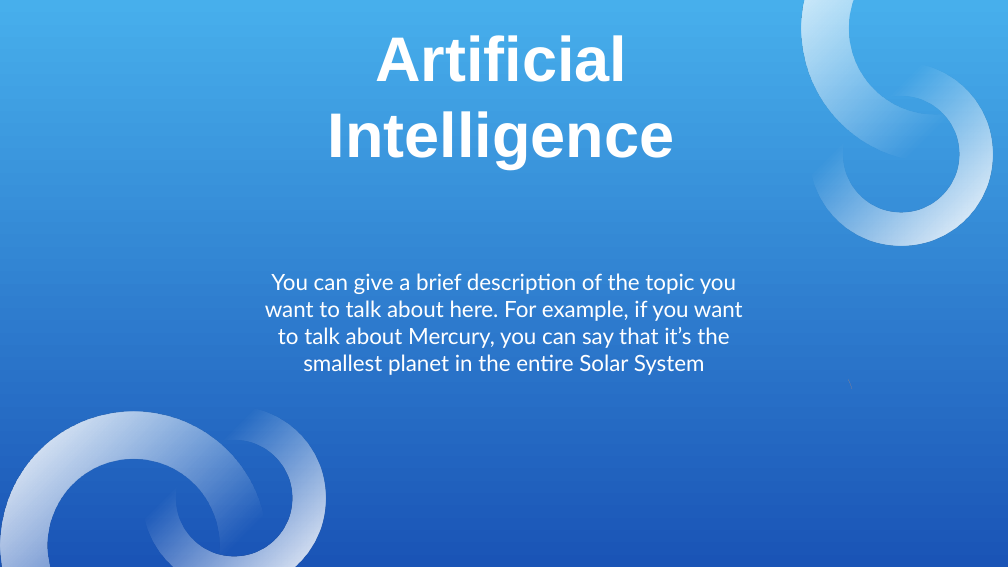
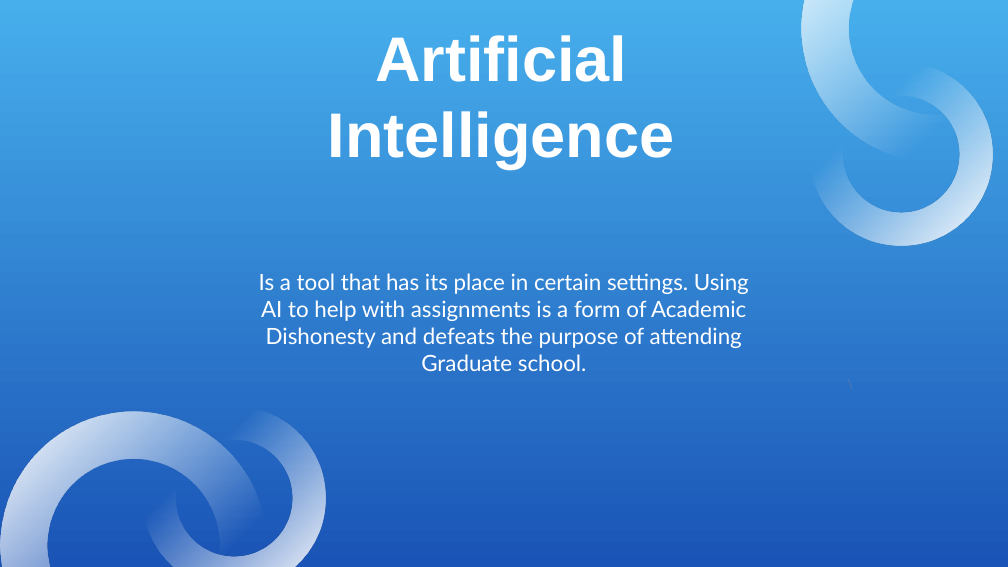
Before and after one commit to rcoon1/GCU-Masters, a slide deck: slide 7 of UNV 507/Topic 1/PSA Policy Violation RCoon.pptx. Drawn at 1008x567 pixels with LibreOffice and Linux fonts; fonts in the diff are those of the drawing. Boxes give left, top, right and bottom in pixels: in the first picture for what was removed or moved away, otherwise in the second. Text is boxed around its words. In the diff, an @@ line names an element or a change of style, - is before the commit and + after.

```diff
--- a/UNV 507/Topic 1/PSA Policy Violation RCoon.pptx
+++ b/UNV 507/Topic 1/PSA Policy Violation RCoon.pptx
@@ subtitle at bbox=[259, 273, 749, 371]: text changed @@
-You can give a brief description of the topic you want to talk about here. For example, if you want to talk about Mercury, you can say that it’s the smallest planet in the entire Solar System
+Is a tool that has its place in certain settings. Using AI to help with assignments is a form of Academic Dishonesty and defeats the purpose of attending Graduate school.
```
Also in this commit, not shown: 4 other slides changed, 2 slides added, 1 slide removed.
